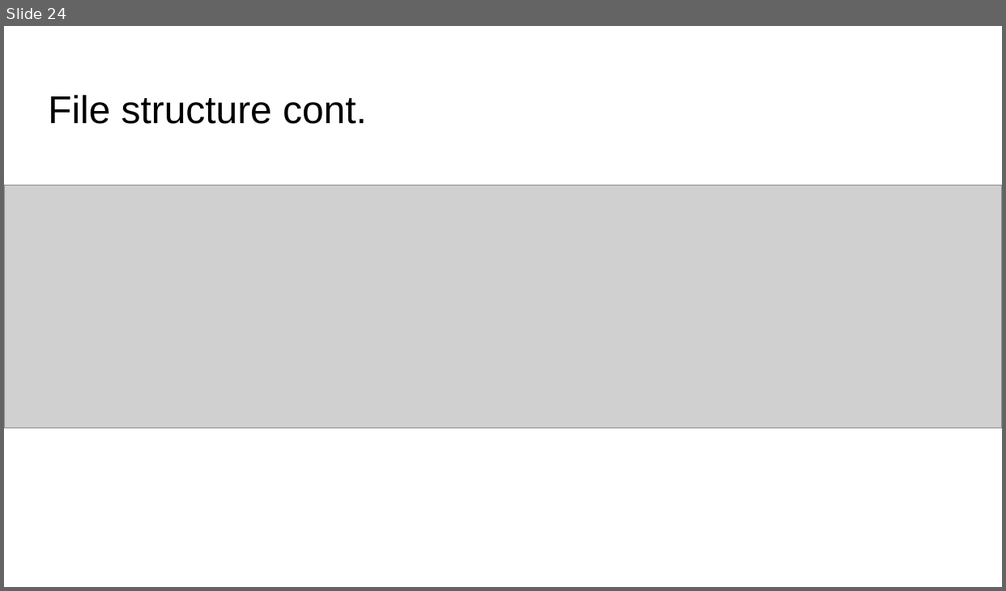
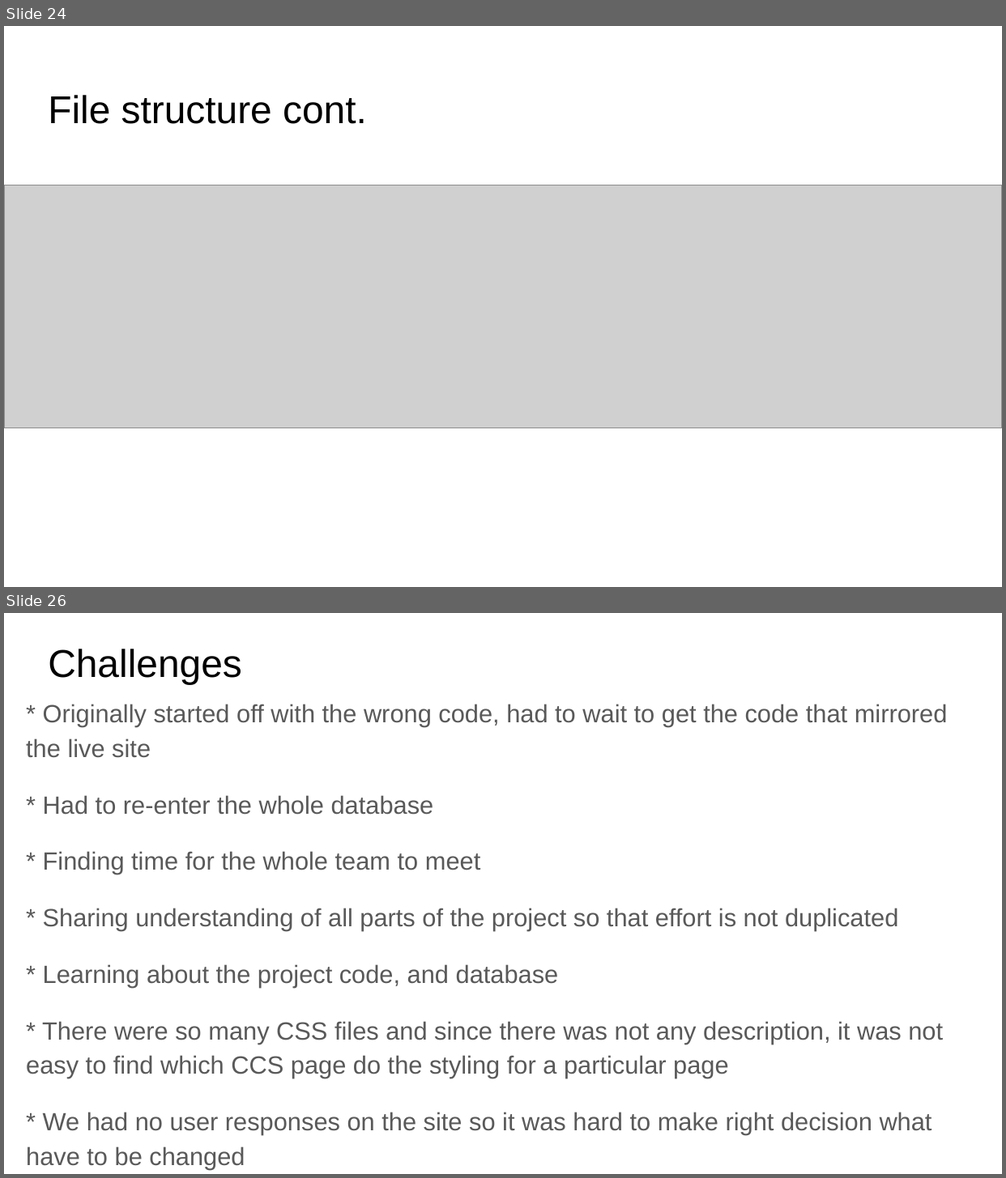
Before and after one commit to OGorkovets/avia, a slide deck: Documents for Maintenance/Aviation English.pptx. Shown one above the other, each under a label of ours: slide 24 before the commit, slides 24 and 26 after it; the slides between them are not shown. The pictures are 1006x591 and 1006x1178 pixels, drawn with LibreOffice and Linux fonts; fonts in the diff are those of the drawing; grey boxes stand for pictures. Boxes give left, top, right and bottom in pixels: in the first picture for what was removed or moved away, otherwise in the second. Text is boxed around its words. In the diff, an @@ line names an element or a change of style, - is before the commit and + after.

Commit message:
Lessons Learned Challenges Added

```diff
--- a/Documents for Maintenance/Aviation English.pptx
+++ b/Documents for Maintenance/Aviation English.pptx
@@ slide 26 added at [4, 613, 1002, 1174], background #FFFFFF @@
@@ title added at [48, 649, 242, 684], 28 pt, text #000000 @@
+Challenges
@@ text added at [26, 704, 948, 1169], 18 pt, text #595959 @@
+* Originally started off with the wrong code, had to wait to get the code that mirrored the live site
+* Had to re-enter the whole database
+* Finding time for the whole team to meet
+* Sharing understanding of all parts of the project so that effort is not duplicated
+* Learning about the project code, and database
+* There were so many CSS files and since there was not any description, it was not easy to find which CCS page do the styling for a particular page
+* We had no user responses on the site so it was hard to make right decision what have to be changed
```
Also in this commit, not shown: 2 slides changed, 1 other slide added, 2 other files.
